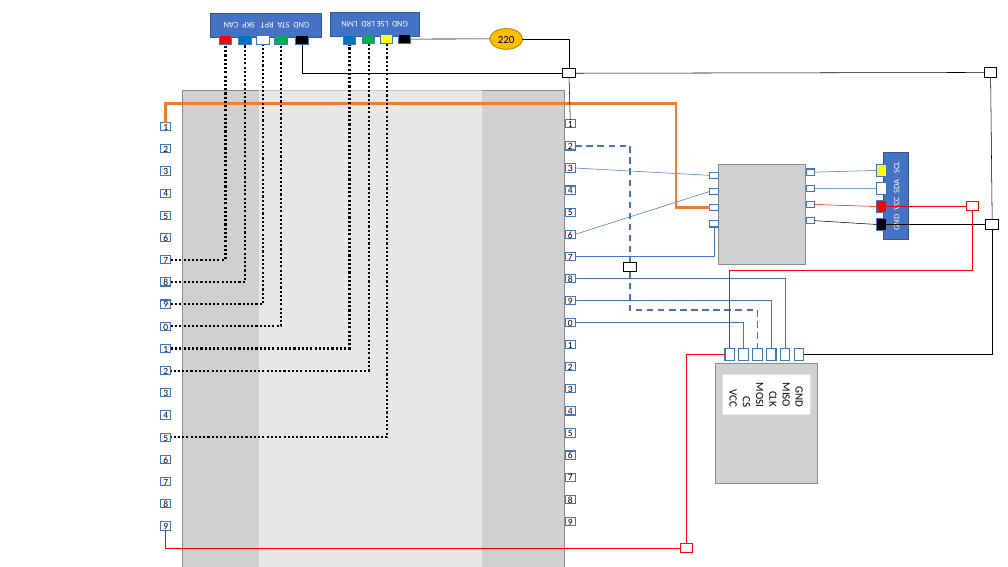
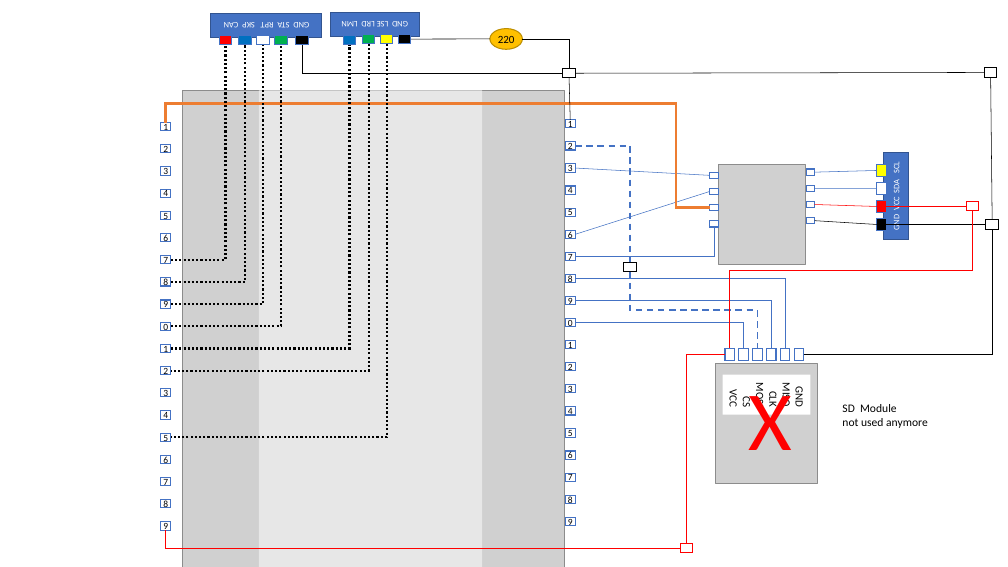
Before and after one commit to jeskes/activityboard, a slide deck: slide 48 of Activityboard.pptx (slide 47 before the commit). Drawn at 1008x567 pixels with LibreOffice and Linux fonts; fonts in the diff are those of the drawing; grey boxes stand for pictures. Boxes give left, top, right and bottom in pixels: in the first picture for what was removed or moved away, otherwise in the second. Text is boxed around its words. In the diff, an @@ line names an element or a change of style, - is before the commit and + after.

```diff
--- a/Activityboard.pptx
+++ b/Activityboard.pptx
@@ text added at [748, 380, 792, 450], 80 pt, text #FF0000 @@
+X
@@ text added at [842, 404, 928, 428], 11 pt, text #000000 @@
+SD Module
+not used anymore
```
Also in this commit, not shown: 3 other slides changed, 5 slides added, 19 other files.
